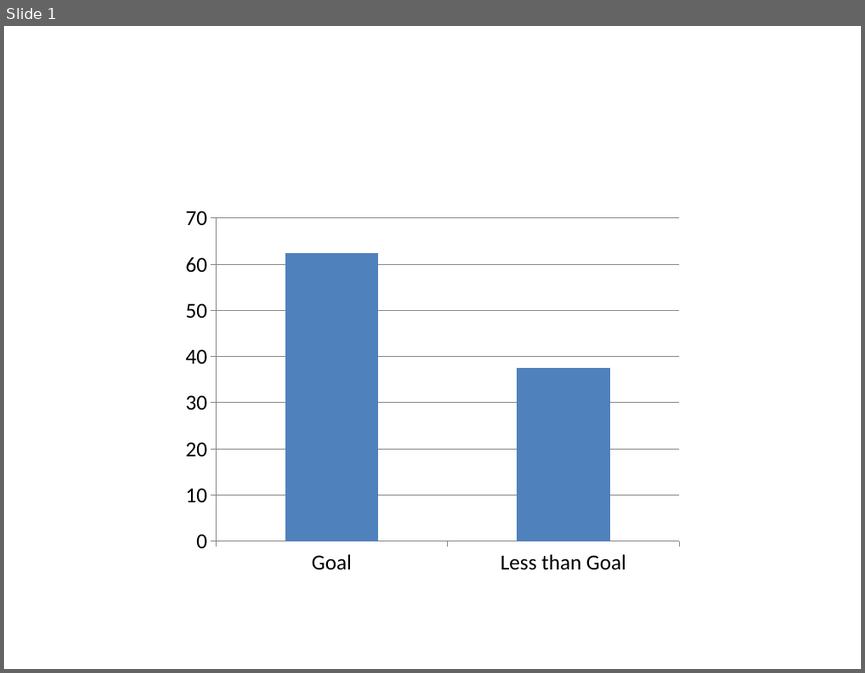
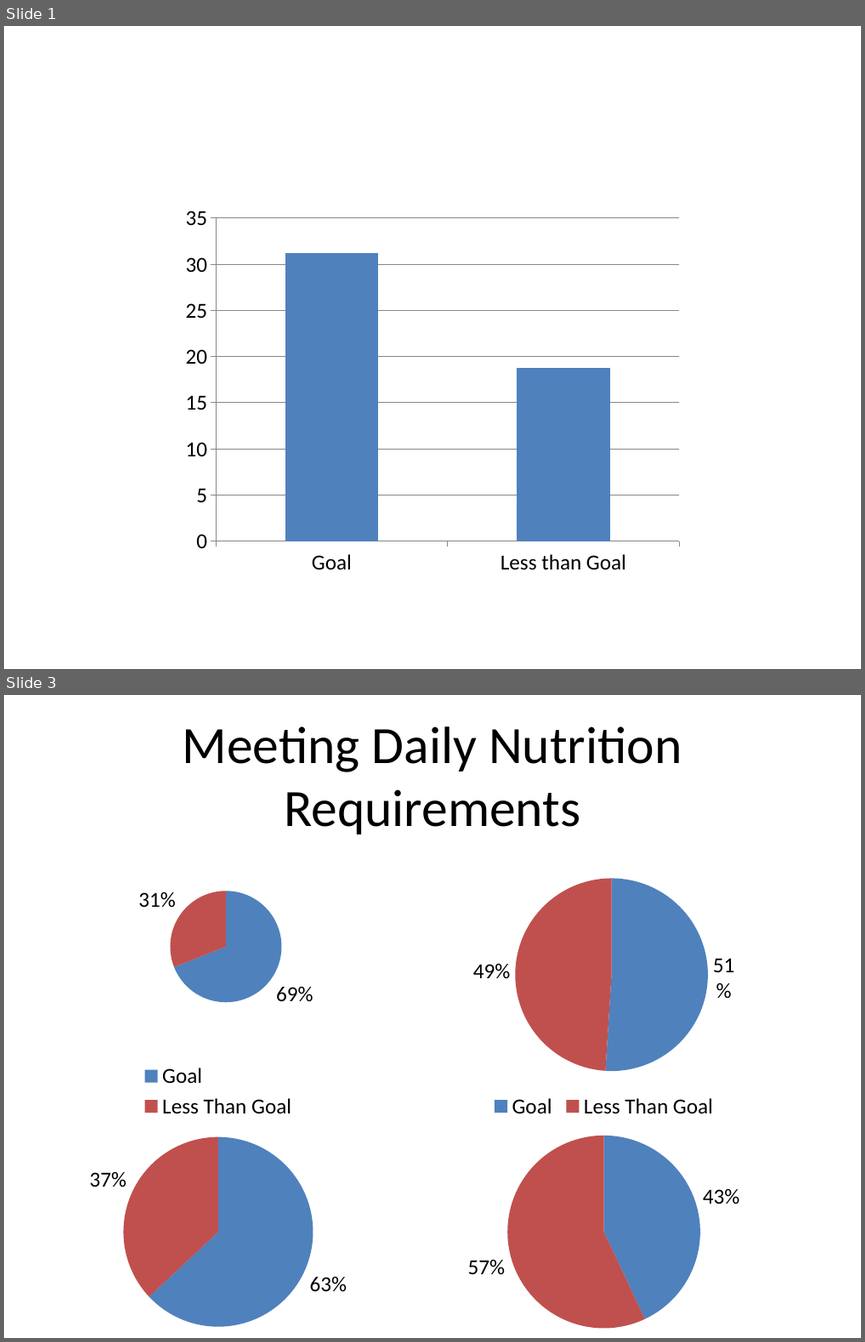
Before and after one commit to LukeSteg/LCABiometric, a slide deck: chart-01.pptx. Shown one above the other, each under a label of ours: slide 1 before the commit, slides 1 and 3 after it; the slides between them are not shown. The pictures are 865x673 and 865x1342 pixels, drawn with LibreOffice and Linux fonts; fonts in the diff are those of the drawing. Boxes give left, top, right and bottom in pixels: in the first picture for what was removed or moved away, otherwise in the second. Text is boxed around its words. In the diff, an @@ line names an element or a change of style, - is before the commit and + after.

```diff
--- a/chart-01.pptx
+++ b/chart-01.pptx
@@ slide 3 added at bbox=[4, 695, 861, 1338], background #FFFFFF @@
@@ title added at bbox=[182, 726, 681, 834], 44 pt, text #000000 @@
+Meeting Daily Nutrition Requirements
@@ pie chart added at bbox=[90, 867, 347, 1123] @@
+categories: Goal, Less Than Goal
+Series 1: 0.69, 0.31
@@ pie chart added at bbox=[432, 867, 775, 1123] @@
+categories: Goal, Less Than Goal
+Series 1: 0.51, 0.49
@@ pie chart added at bbox=[46, 1123, 390, 1338] @@
+categories: Goal, Less Than Goal
+Series 1: 0.63, 0.37
@@ pie chart added at bbox=[432, 1123, 775, 1338] @@
+categories: Goal, Less Than Goal
+Series 1: 0.43, 0.57
@@ slide 1 changed as well @@
@@ column chart at bbox=[176, 198, 689, 583] @@
@@ Series 1, Goal: 62 to 31 @@
@@ Series 1, Less than Goal: 38 to 19 @@
```
Also in this commit, not shown: 2 other slides added, 5 other files.
